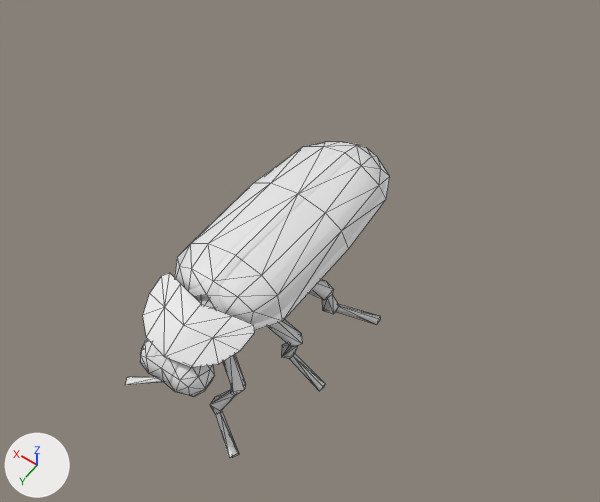
The FBX model Assets/_GAME/Art/Geometry/Enemies/Firefly/Firefly_model.fbx, before and after one commit.
One viewpoint serves both versions: a 50 mm camera at (-0.967, 1.203, 1.976) aimed at (-0.11, 0.003, 0.091). Arrows for +X, +Y and +Z are at lower left; the lights stay in place. The older version comes first. Mesh edges are drawn as thin lines. Where no turn or scale is listed for an object, it has been applied to the vertices.

In view in the first picture: 'Body', 'HeadShell', 'LegL1', 'LegL2', 'LegL3', 'Shell_B', 'Shell_L' and 1 more.
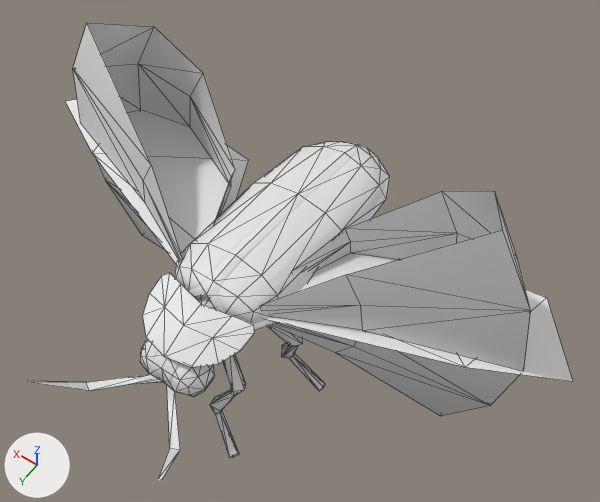
What changed in the scene script:
```text
Add mat_wing_mask:
    mat_wing_mask = principled_material('WIng_mask')
    mat_wing_mask.base_color = (0.8, 0.8, 0.8)  # white #e7e7e7
Add mat_uv:
    mat_uv = principled_material('UV')
    mat_uv.base_color = (0.8, 0.8, 0.8)  # white #e7e7e7
Change me_grid_002:
    used by ob_body; location = (0.0, 0.0, 0.0); rotation_euler = (0.0, 0.0, -3.142), in degrees (0, 0, -180)
    verts and faces of me_grid_002; kept vertices keep their numbers, new ones are numbered from 86
    remove me_grid_002.from_pydata(...)  # 86 vertices, 168 faces; spans x -0.137..0.137, y -0.505..-0.02, z -0.132..0.126
    add me_grid_002.from_pydata(...)  # 98 vertices, 176 faces; spans x -0.232..0.232, y -0.749..-0.02, z -0.132..0.126
    me_grid_002 part 1
    add verts[86] = (0.145, -0.639, -0.059)  # pixel (169, 447)
    add verts[87] = (0.171, -0.626, -0.059)  # pixel (180, 449)
    add verts[88] = (0.014, -0.501, -0.06)  # pixel (166, 384)
    add verts[89] = (0.044, -0.503, -0.061)  # pixel (174, 390)
    add verts[90] = (0.232, -0.745, 0.062)  # pixel (161, 479)
    add verts[91] = (0.225, -0.749, 0.064)  # pixel (158, 478)
    add verts[92] = (-0.145, -0.639, -0.059)  # pixel (89, 390)
    add verts[93] = (-0.171, -0.626, -0.059)  # pixel (86, 382)
    add verts[94] = (-0.014, -0.501, -0.06)  # pixel (159, 379)
    add verts[95] = (-0.044, -0.503, -0.061)  # pixel (150, 374)
    add verts[96] = (-0.232, -0.745, 0.062)  # pixel (27, 380)
    add verts[97] = (-0.225, -0.749, 0.064)  # pixel (27, 382)
    add faces += [(86, 87, 89), (86, 91, 87), (86, 89, 88), (87, 91, 90), (92, 95, 93), (92, 93, 97)]
    add faces += [(92, 94, 95), (93, 96, 97)]
Add me_grid_012:
    me_grid_012.from_pydata([(-0.009, 0.062, 0.0), (0.594, -0.154, 0.0), (0.0, -0.057, 0.0), (0.167, -0.421, 0.0), (0.673, -0.482, 0.0), (0.842, -0.279, 0.0)], [], [(2, 3, 1), (4, 5, 1), (0, 2, 1), (3, 4, 1)])
    me_grid_012.materials.append(mat_wing_mask)  # its picture is missing
Add me_grid_013:
    me_grid_013.from_pydata(...)  # 35 vertices, 48 faces; spans x 0.041..0.724, y -0.428..0.027, z -0.462..0.469
    me_grid_013.materials.append(mat_uv)  # its picture is missing
Add me_grid_011:
    me_grid_011.from_pydata(...)  # 35 vertices, 48 faces; spans x -0.724..-0.041, y -0.428..0.027, z -0.462..0.469
    me_grid_011.materials.append(mat_uv)  # its picture is missing
Add me_grid_1:
    me_grid_1.from_pydata([(0.009, 0.062, 0.0), (-0.594, -0.154, 0.0), (0.0, -0.057, 0.0), (-0.167, -0.421, 0.0), (-0.673, -0.482, 0.0), (-0.842, -0.279, 0.0)], [], [(1, 3, 2), (1, 5, 4), (0, 1, 2), (3, 1, 4)])
    me_grid_1.materials.append(mat_wing_mask)  # its picture is missing
Add ob_wingr:
    ob_wingr = bpy.data.objects.new('WingR', me_grid_012)
    ob_wingr.location = (0.082, 0.203, 0.064)
Add ob_wingr_mb:
    ob_wingr_mb = bpy.data.objects.new('WingR_MB', me_grid_013)
    ob_wingr_mb.location = (0.082, 0.203, 0.064)
Add ob_wingl_mb:
    ob_wingl_mb = bpy.data.objects.new('WingL_MB', me_grid_011)
    ob_wingl_mb.location = (-0.082, 0.203, 0.064)
Add ob_wingl:
    ob_wingl = bpy.data.objects.new('WingL', me_grid_1)
    ob_wingl.location = (-0.082, 0.203, 0.064)
```

Pixel boxes (x1, y1, x2, y2) of what changed, in the pictures (600 x 502 px):
'WingL_MB', added
    after: (260, 191, 531, 416)
'WingR_MB', added
    after: (73, 23, 235, 261)
'WingR', added
    after: (65, 99, 249, 266)
'WingL', added
    after: (266, 253, 573, 381)
'Body', reshaped
    before: (140, 295, 215, 397)
    after: (27, 295, 215, 480)
part 1 of me_grid_002, added
    after: (27, 375, 180, 480)
